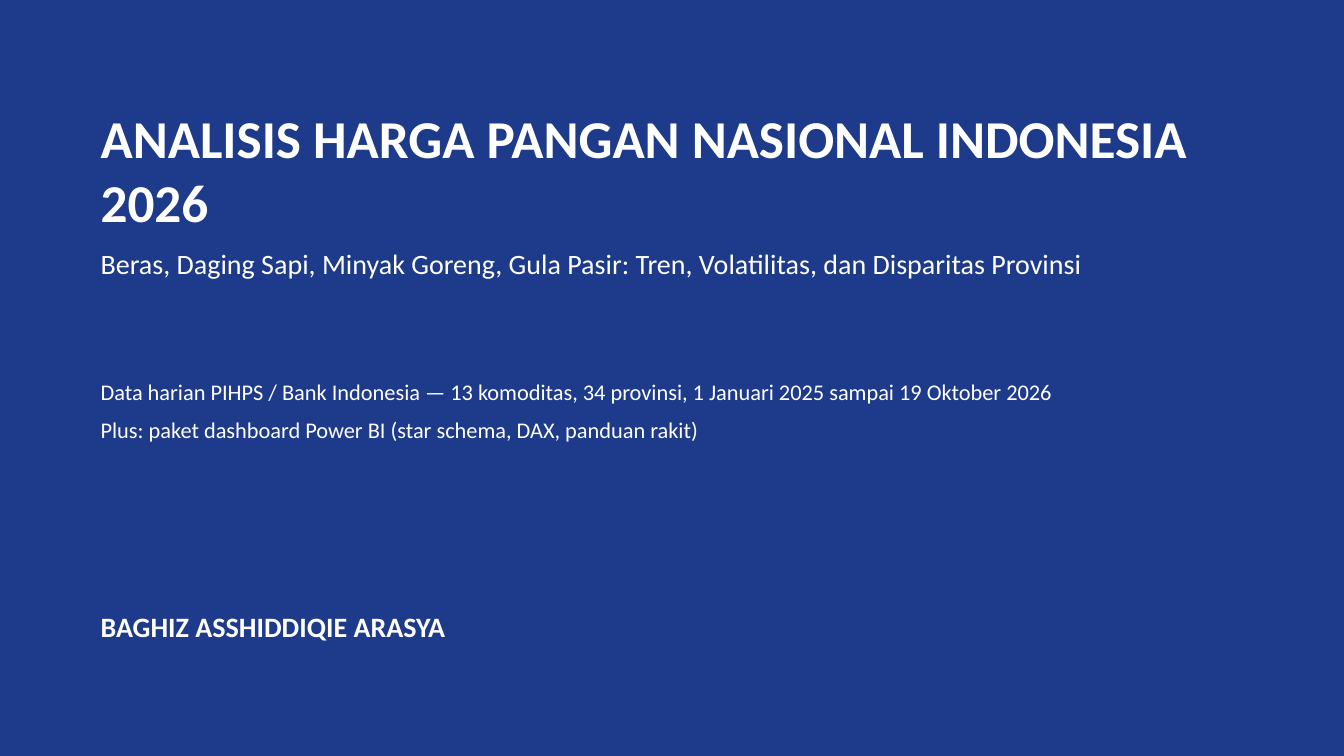
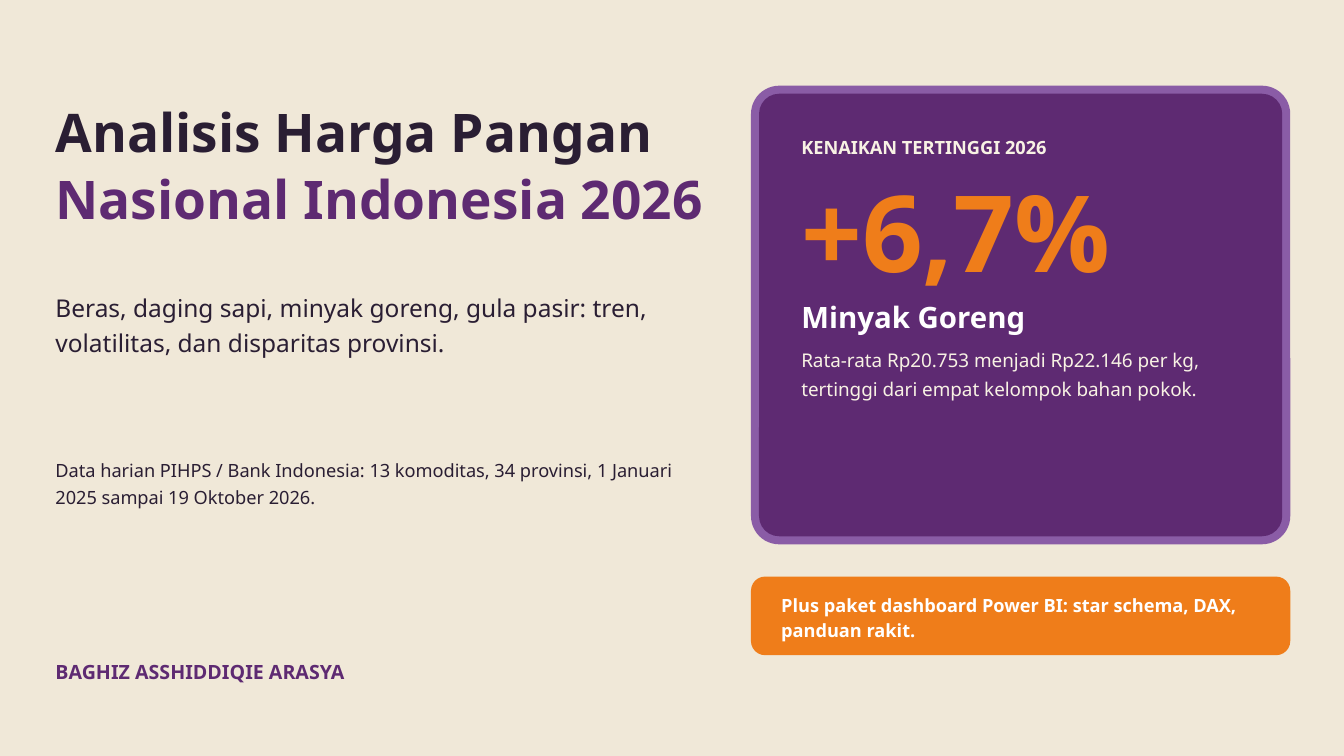
Before and after one commit to baghizash/harga-pangan-nasional-2026, a slide deck: slide 1 of Portofolio-Analisis-Harga-Pangan.pptx. Drawn at 1344x756 pixels with LibreOffice and Linux fonts; fonts in the diff are those of the drawing. Boxes give left, top, right and bottom in pixels: in the first picture for what was removed or moved away, otherwise in the second. Text is boxed around its words. In the diff, an @@ line names an element or a change of style, - is before the commit and + after.

```diff
--- a/Portofolio-Analisis-Harga-Pangan.pptx
+++ b/Portofolio-Analisis-Harga-Pangan.pptx
@@ background #1E3A8A to #F0E8D8 @@
@@ rounded rectangle added at <box>751,86,1291,544</box>, fill #8A5CA6 @@
@@ text at <box>55,111,703,220</box>: text changed; font Calibri to Noto Sans; text colour #FFFFFF to #5E2A72 @@
-ANALISIS HARGA PANGAN NASIONAL INDONESIA 2026
+Analisis Harga Pangan
+Nasional Indonesia 2026
@@ rounded rectangle added at <box>759,94,1282,536</box>, fill #5E2A72 @@
@@ text added at <box>801,141,1199,401</box>, 13.5 pt, text #F8F2E4 @@
+KENAIKAN TERTINGGI 2026
++6,7%
+Minyak Goreng
+Rata-rata Rp20.753 menjadi Rp22.146 per kg, tertinggi dari empat kelompok bahan pokok.
@@ text at <box>55,298,647,358</box>: text changed; size 20 to 17.5 pt; font Calibri to Noto Sans; text colour #FFFFFF to #2A1E33 @@
-Beras, Daging Sapi, Minyak Goreng, Gula Pasir: Tren, Volatilitas, dan Disparitas Provinsi
+Beras, daging sapi, minyak goreng, gula pasir: tren, volatilitas, dan disparitas provinsi.
@@ text at <box>55,463,672,509</box>: text changed; size 16 to 13 pt; font Calibri to Noto Sans; text colour #FFFFFF to #2A1E33 @@
-Data harian PIHPS / Bank Indonesia — 13 komoditas, 34 provinsi, 1 Januari 2025 sampai 19 Oktober 2026
-Plus: paket dashboard Power BI (star schema, DAX, panduan rakit)
+Data harian PIHPS / Bank Indonesia: 13 komoditas, 34 provinsi, 1 Januari 2025 sampai 19 Oktober 2026.
@@ rounded rectangle added at <box>751,577,1291,655</box>, fill #EF7D1A @@
@@ text added at <box>781,598,1236,642</box>, 13 pt, text #FFFFFF, bold @@
+Plus paket dashboard Power BI: star schema, DAX, panduan rakit.
@@ text "BAGHIZ ASSHIDDIQIE ARASYA": place and size @@
-text "BAGHIZ ASSHIDDIQIE ARASYA" at <box>101,618,446,641</box>
+text "BAGHIZ ASSHIDDIQIE ARASYA" at <box>55,665,344,683</box>
@@ text "BAGHIZ ASSHIDDIQIE ARASYA" at <box>55,665,344,683</box>: size 20 to 14 pt, font Calibri to Noto Sans, text colour #FFFFFF to #5E2A72; less space between paragraphs @@
```
Also in this commit, not shown: 9 other slides changed.
